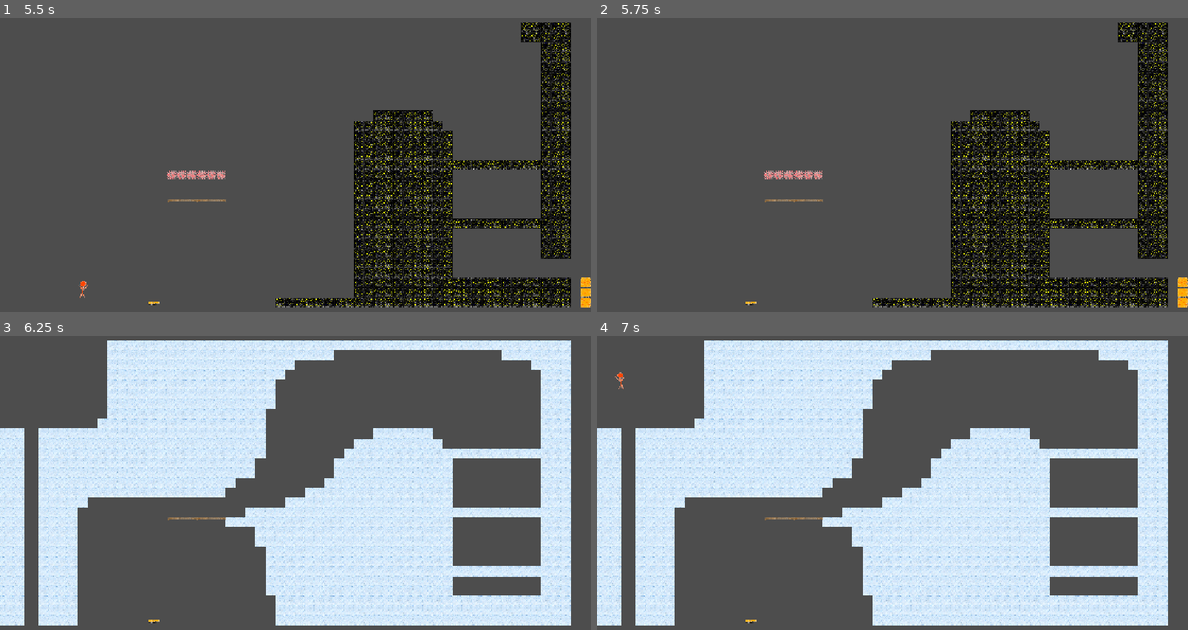
Above: before the commit, frames 1-4 (two rows, left to right).
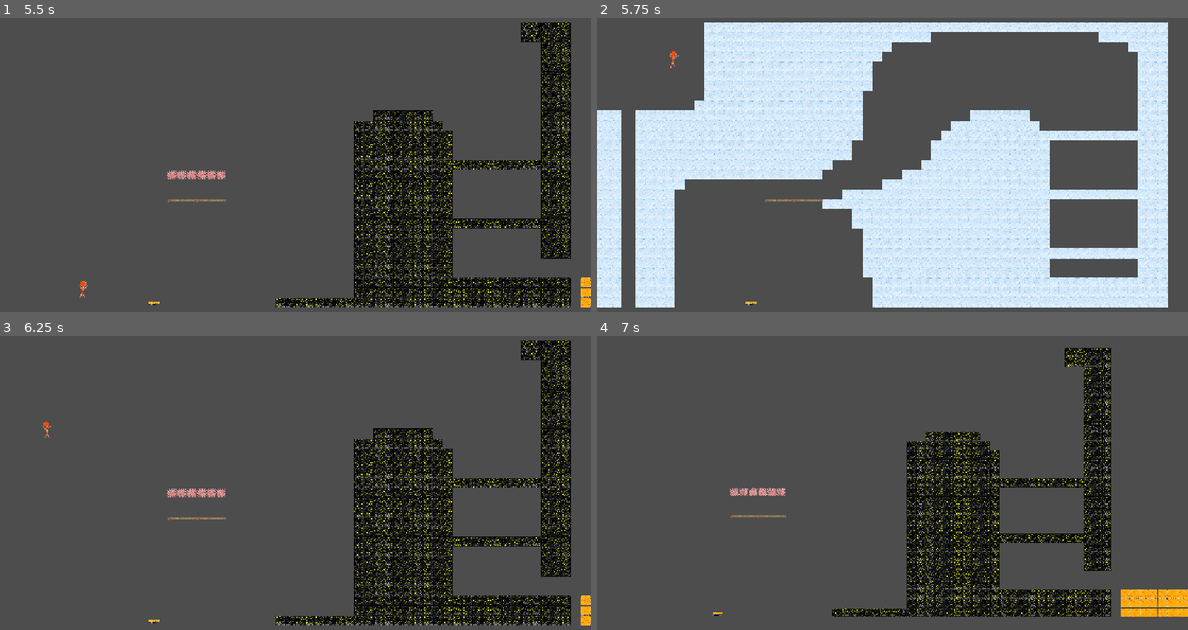
Above: after the commit, the same moments.

Repository: benjaminChambo/game-jamimag
Game: Godot game, scene res://Scènes/SceneTestPrincipale.tscn
The game is run twice, just before and just after one commit, with the same random seed, the same clock (stepped at 60 frames per second) and the same inputs.
Inputs:
- Up to frame 1 (5.5 s): hold D (right_d) 0.53-2.03 s; tap O (dash_o) every 1.5 s from 0.6 to 5.1 s; tap Space (space_jump) at 0.77, 1.52, 2.75, 3.02, 3.77, 4.52, 5 s; tap Enter at 1.25, 4.25 s; tap P (turn_page_p) at 1.35, 2.85, 4.35 s; hold Q (left_q) 2.03-2.78 s; hold D (right_d) 2.78-4.28 s; hold Q (left_q) 4.28-5.03 s; hold D (right_d) from 5.03 s (still down)
- Up to frame 2 (5.75 s): keep holding D (right_d)
- Up to frame 3 (6.25 s): release D (right_d) at 5.78 s; hold Q (left_q) from 5.78 s (still down); tap P (turn_page_p) at 5.85 s; tap Space (space_jump) at 6.02 s
- Up to frame 4 (7 s): keep holding Q (left_q); tap Enter at 6.5 s; tap O (dash_o) at 6.6 s; tap Space (space_jump) at 6.77 s

Frame 1 is identical in both runs. In frame 2, 52% of the frame differs, in the area x 0-100%, y 1-99%; in frame 3, 52%; in frame 4, 56%.

Commit message:
scène spike killzone

Diff:
--- a/Scènes/killzone.tscn
+++ b/Scènes/killzone.tscn
@@ -6,6 +6,7 @@
 script = ExtResource("1_3b5fx")
 
 [node name="Timer" type="Timer" parent="." unique_id=1821579262]
+wait_time = 0.06
 
 [connection signal="body_entered" from="." to="." method="_on_body_entered"]
 [connection signal="timeout" from="Timer" to="." method="_on_timer_timeout"]
--- /dev/null
+++ b/Scènes/spike_killzone.tscn
@@ -0,0 +1,12 @@
+[gd_scene format=3 uid="uid://cv112siq5v768"]
+
+[ext_resource type="PackedScene" uid="uid://bghf1gykm28ba" path="res://Scènes/killzone.tscn" id="1_2e3xt"]
+
+[sub_resource type="RectangleShape2D" id="RectangleShape2D_d7522"]
+
+[node name="Spike_killzone" type="Node2D" unique_id=1723456143]
+
+[node name="Killzone" parent="." unique_id=2082976846 instance=ExtResource("1_2e3xt")]
+
+[node name="CollisionShape2D" type="CollisionShape2D" parent="Killzone" unique_id=1031901083]
+shape = SubResource("RectangleShape2D_d7522")
